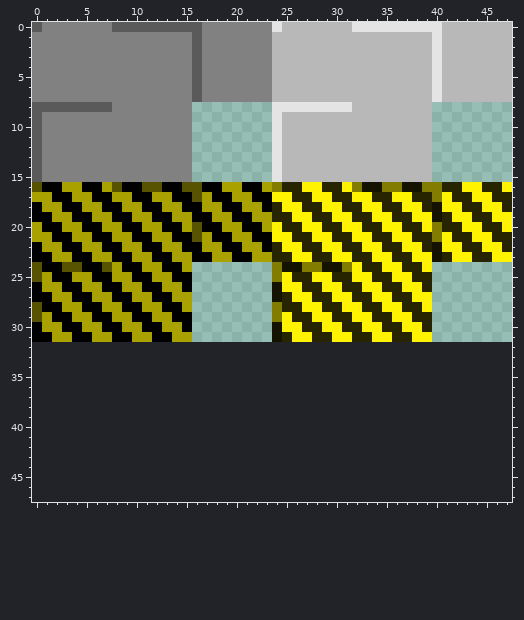
One commit to this pixel-art sprite: textures/tiles.png. The first picture shows the starting point.
The file is 48x32 pixels. The old version is drawn lined up with the new one, on the new canvas.
Now the later version:
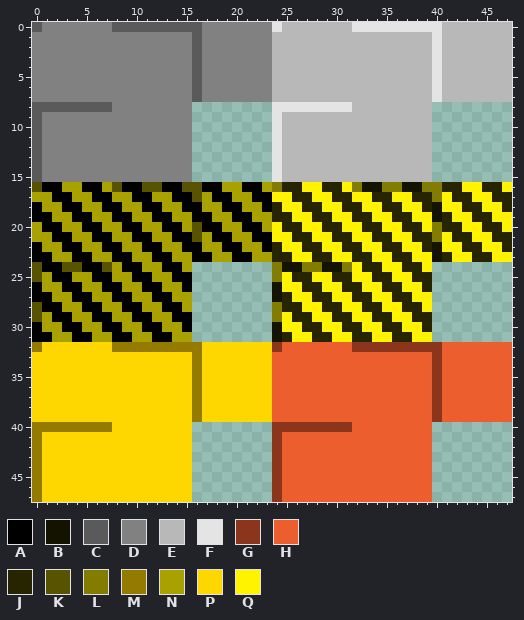
Palette (. is transparent): A #000000  B #141300  C #5a5a5a  D #818181  E #b8b8b8  F #e4e4e4  G #8a351c  H #ed5e2f  J #272500  K #575300  L #827c00  M #947b00  N #a9a100  P #ffd700  Q #fff300
Commit message: added textures to special blocks
What changed:
canvas 48x32 -> 48x48
Changed rows in their new state; - is an unchanged pixel.
first column x 0:
32 MPPPPPPPMMMMMMMMMPPPPPPPGHHHHHHHGGGGGGGGGHHHHHHH
33 PPPPPPPPPPPPPPPPMPPPPPPPHHHHHHHHHHHHHHHHGHHHHHHH
34 PPPPPPPPPPPPPPPPMPPPPPPPHHHHHHHHHHHHHHHHGHHHHHHH
35 PPPPPPPPPPPPPPPPMPPPPPPPHHHHHHHHHHHHHHHHGHHHHHHH
36 PPPPPPPPPPPPPPPPMPPPPPPPHHHHHHHHHHHHHHHHGHHHHHHH
37 PPPPPPPPPPPPPPPPMPPPPPPPHHHHHHHHHHHHHHHHGHHHHHHH
38 PPPPPPPPPPPPPPPPMPPPPPPPHHHHHHHHHHHHHHHHGHHHHHHH
39 PPPPPPPPPPPPPPPPMPPPPPPPHHHHHHHHHHHHHHHHGHHHHHHH
40 MMMMMMMMPPPPPPPP--------GGGGGGGGHHHHHHHH--------
41 MPPPPPPPPPPPPPPP--------GHHHHHHHHHHHHHHH--------
42 MPPPPPPPPPPPPPPP--------GHHHHHHHHHHHHHHH--------
43 MPPPPPPPPPPPPPPP--------GHHHHHHHHHHHHHHH--------
44 MPPPPPPPPPPPPPPP--------GHHHHHHHHHHHHHHH--------
45 MPPPPPPPPPPPPPPP--------GHHHHHHHHHHHHHHH--------
46 MPPPPPPPPPPPPPPP--------GHHHHHHHHHHHHHHH--------
47 MPPPPPPPPPPPPPPP--------GHHHHHHHHHHHHHHH--------
Boxes around the changes in both pictures, in picture pixels (x1, y1, x2, y2):
added: (32, 342, 512, 502)
